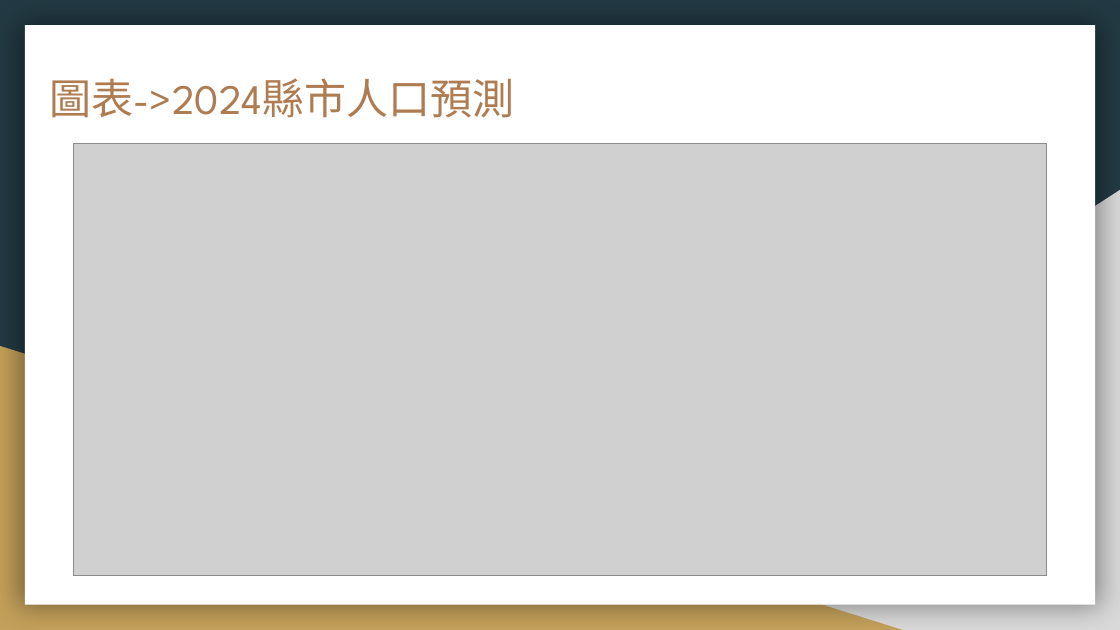
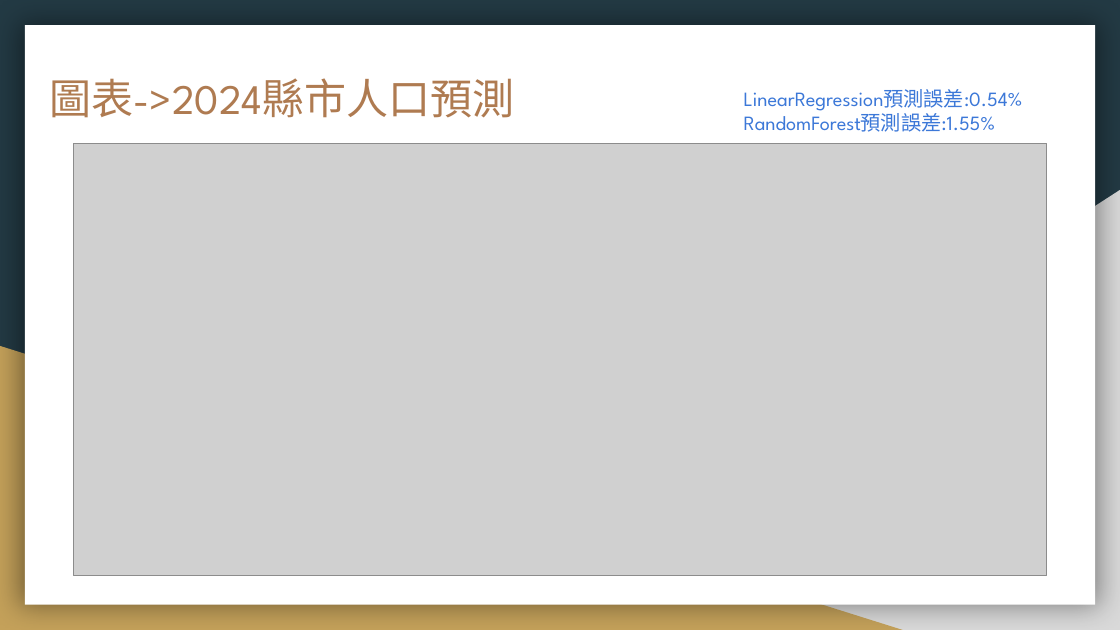
Before and after one commit to jenny870604/code, a slide deck: slide 10 of subject/人口變動趨勢分析.pptx. Drawn at 1120x630 pixels with LibreOffice and Linux fonts; fonts in the diff are those of the drawing; grey boxes stand for pictures. Boxes give left, top, right and bottom in pixels: in the first picture for what was removed or moved away, otherwise in the second. Text is boxed around its words. In the diff, an @@ line names an element or a change of style, - is before the commit and + after.

```diff
--- a/subject/人口變動趨勢分析.pptx
+++ b/subject/人口變動趨勢分析.pptx
@@ title added at <box>744,89,1023,132</box>, 13 pt, text #3C78D8 @@
+LinearRegression預測誤差:0.54%
+RandomForest預測誤差:1.55%
```
Also in this commit, not shown: 4 other files.
